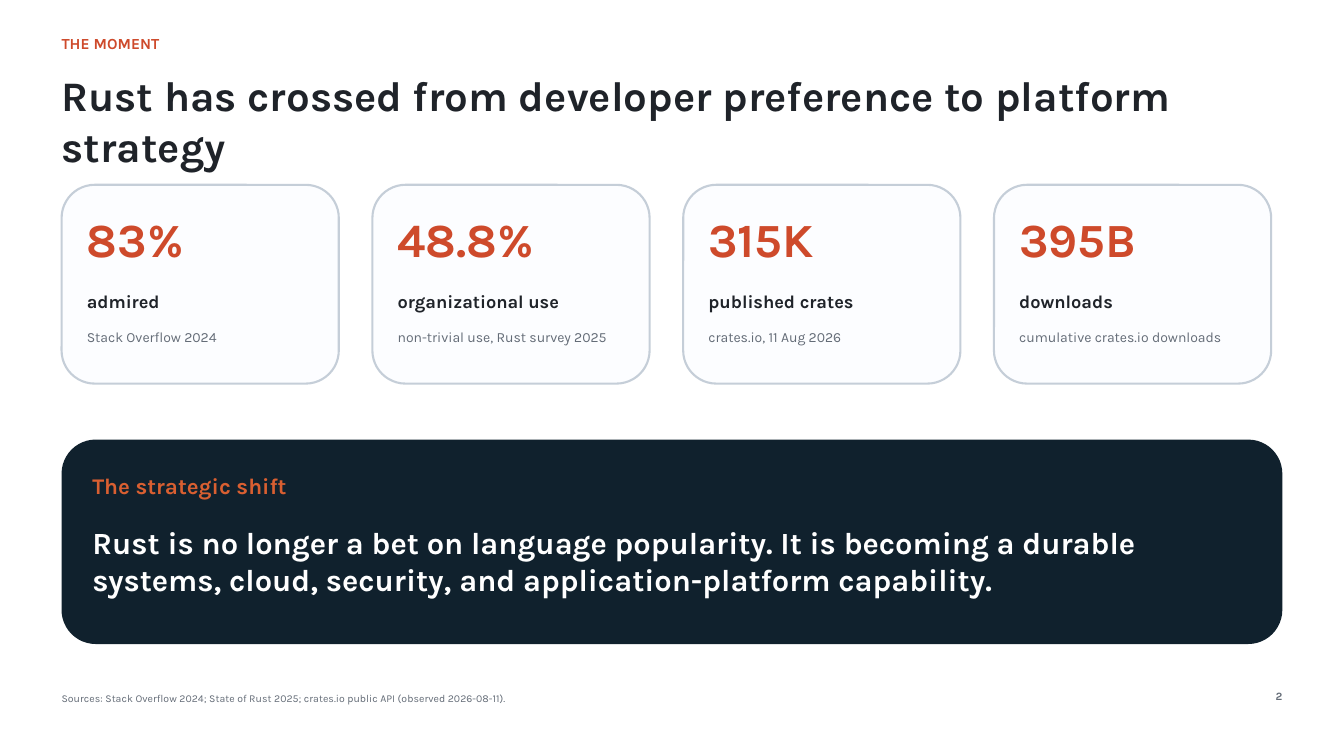
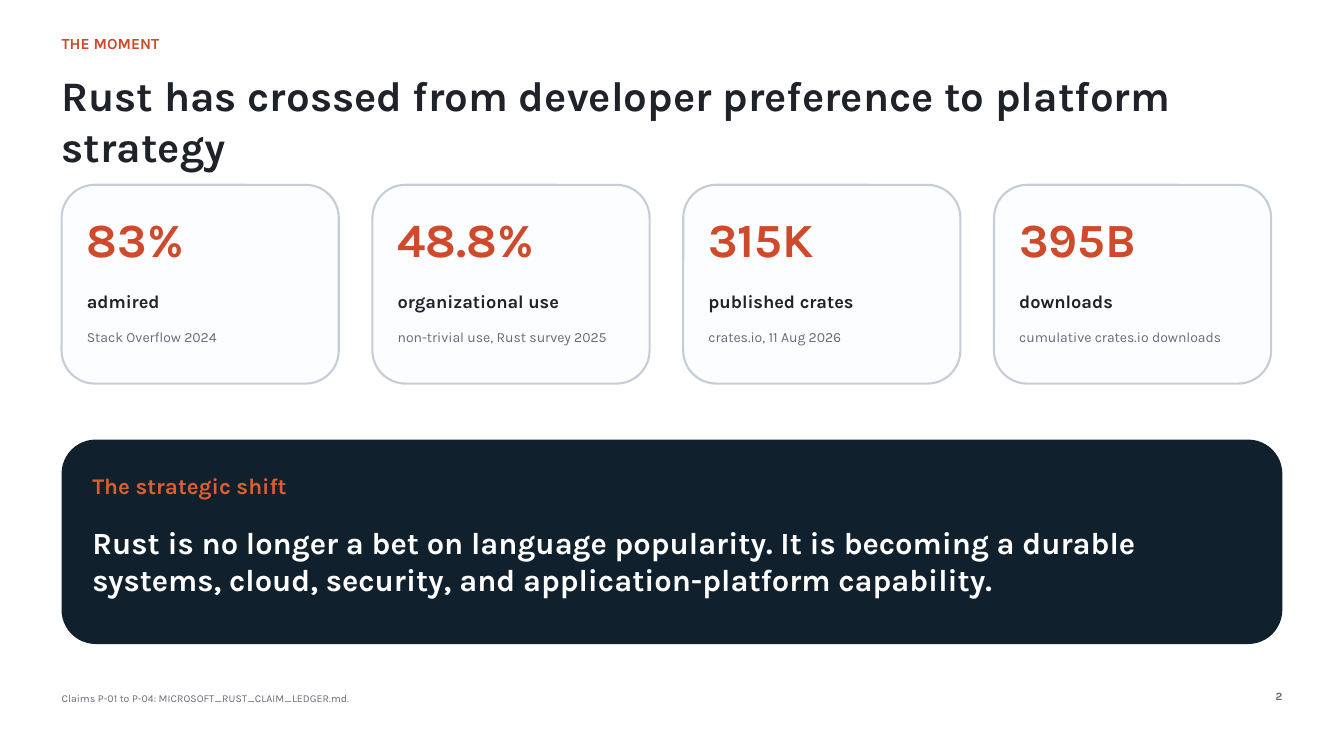
Before and after one commit to giodl73-repo/FERRIS, a slide deck: slide 2 of docs/leadership/MICROSOFT_RUST_INVESTMENT_DECK.pptx. Drawn at 1344x756 pixels with LibreOffice and Linux fonts; fonts in the diff are those of the drawing. Boxes give left, top, right and bottom in pixels: in the first picture for what was removed or moved away, otherwise in the second. Text is boxed around its words. In the diff, an @@ line names an element or a change of style, - is before the commit and + after.

```diff
--- a/docs/leadership/MICROSOFT_RUST_INVESTMENT_DECK.pptx
+++ b/docs/leadership/MICROSOFT_RUST_INVESTMENT_DECK.pptx
@@ text at (x1=62, y1=695, x2=349, y2=702): text changed @@
-Sources: Stack Overflow 2024; State of Rust 2025; crates.io public API (observed 2026-08-11).
+Claims P-01 to P-04: MICROSOFT_RUST_CLAIM_LEDGER.md.
```
Also in this commit, not shown: 9 other slides changed, 1 slide added, 1 slide removed, 41 other files.
